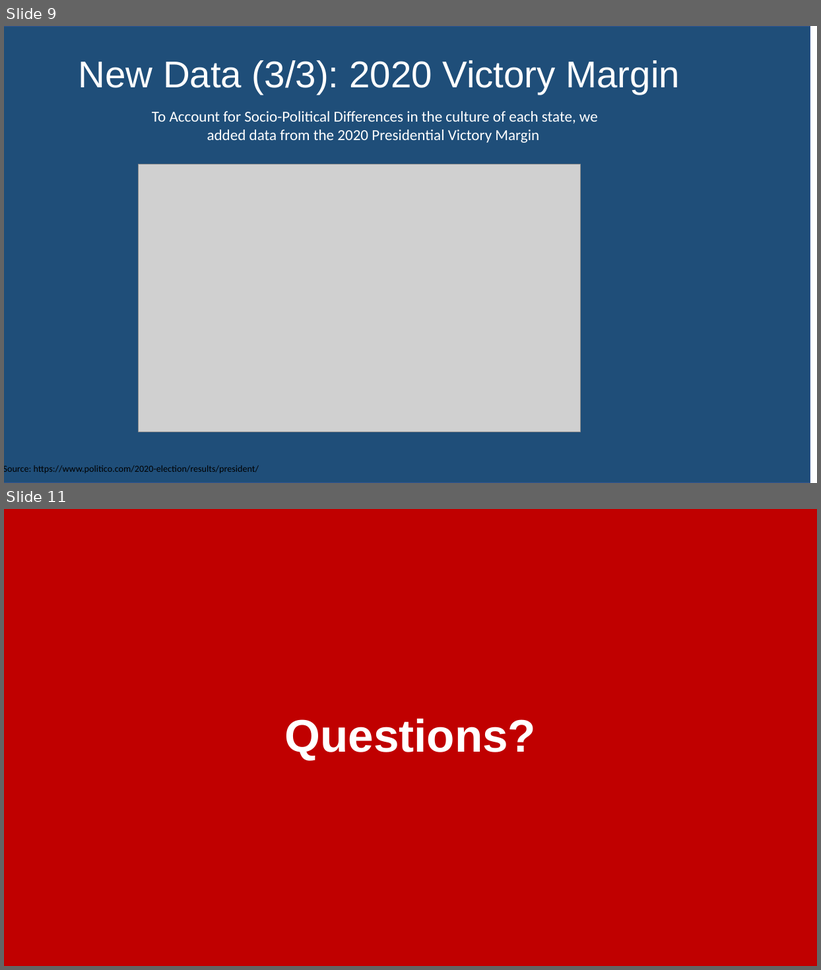
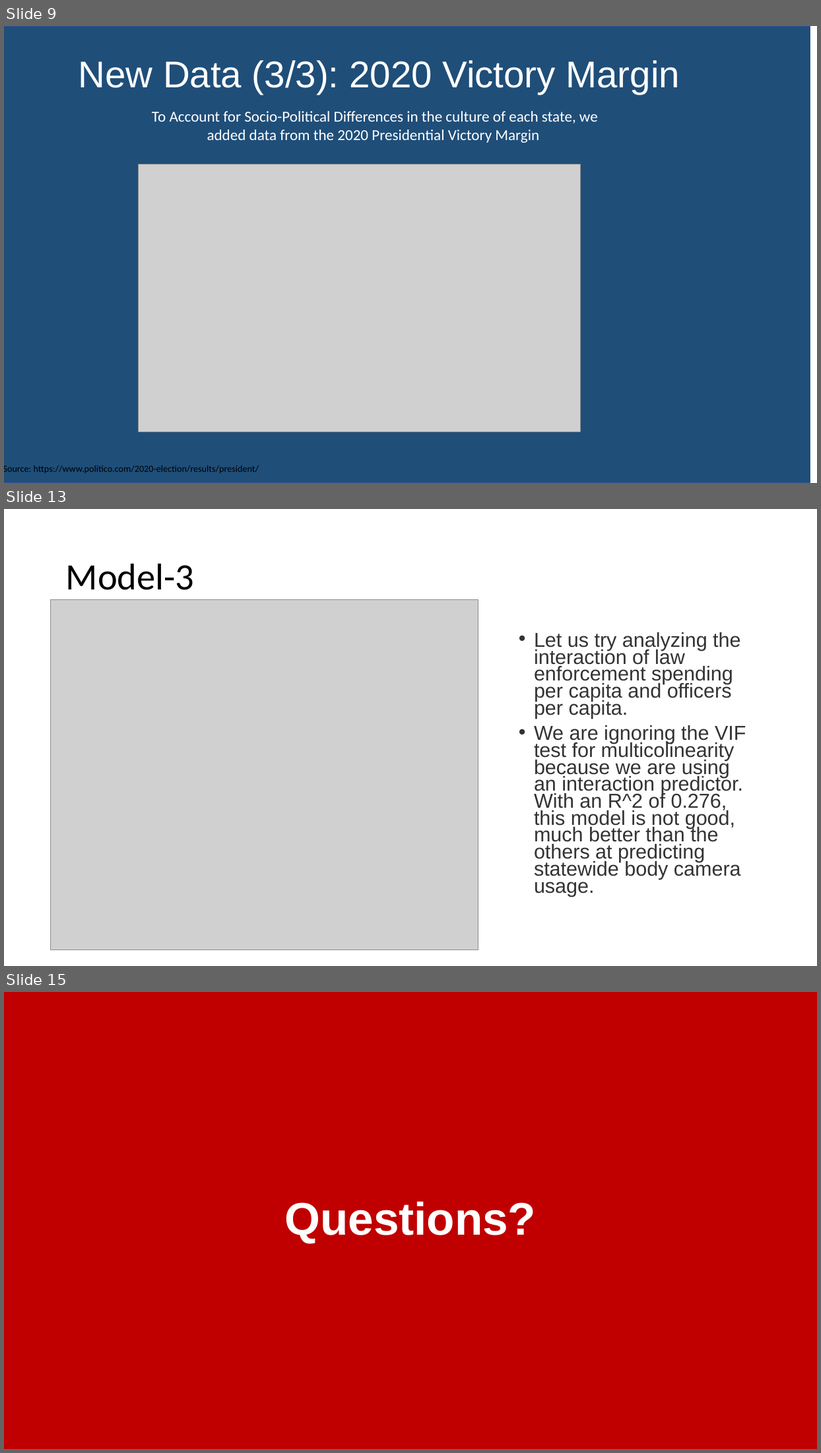
Before and after one commit to awinkhater/Dats6101_Team3, a slide deck: FINAL_PROJECT/Final Project PPT DATS 6101.pptx. Shown one above the other, each under a label of ours: slides 9 and 11 before the commit, slides 9, 13 and 15 after it; the slides between them are not shown. The pictures are 821x970 and 821x1453 pixels, drawn with LibreOffice and Linux fonts; fonts in the diff are those of the drawing; grey boxes stand for pictures. Boxes give left, top, right and bottom in pixels: in the first picture for what was removed or moved away, otherwise in the second. Text is boxed around its words. In the diff, an @@ line names an element or a change of style, - is before the commit and + after.

Commit message:
included modeling slides

```diff
--- a/FINAL_PROJECT/Final Project PPT DATS 6101.pptx
+++ b/FINAL_PROJECT/Final Project PPT DATS 6101.pptx
@@ slide 13 added at box(4, 509, 817, 966), background #FFFFFF @@
@@ title added at box(66, 563, 194, 590), 44 pt, text #000000 @@
+Model-3
@@ picture added at box(51, 600, 479, 951) @@
@@ text added at box(534, 632, 746, 896), 23.8 pt, text #333333 @@
+• Let us try analyzing the interaction of law enforcement spending per capita and officers per capita.
+• We are ignoring the VIF test for multicolinearity because we are using an interaction predictor. With an R^2 of 0.276, this model is not good, much better than the others at predicting statewide body camera usage.
@@ what was slide 11 is now slide 15 @@
```
Also in this commit, not shown: 4 other slides added, 1 slide removed.
